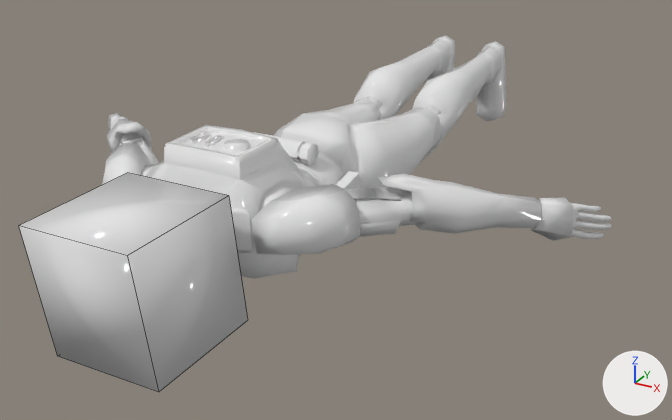
What one commit did to the FBX model Editor/Editor/EditorContent/Models/StormTrooperAnimation.fbx.
Before and after are seen from a 50 mm camera at (0.0207, -0.0577, 0.0159) aimed at (-0.0002, -0.0198, -0.0031). The axes (+X, +Y, +Z) are drawn at lower right. The lights are the same throughout. Mesh edges are drawn as thin lines on the coarser meshes. Where no turn or scale is listed for an object, it has been applied to the vertices.

The first picture shows 'Bb_Head', 'Clone_Trooper_Normal_'.
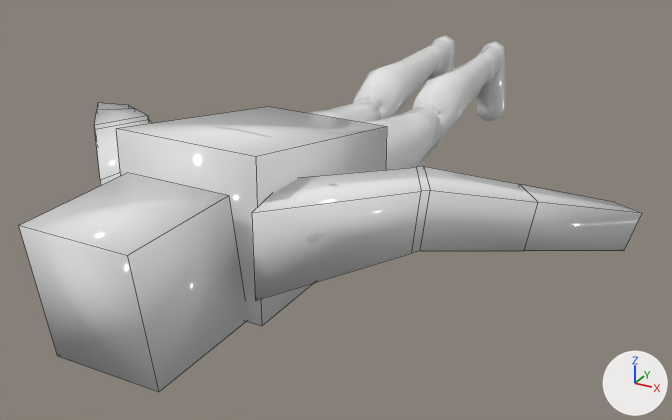
Diff of the bpy script that builds the scene:
```diff
--- a/Editor/Editor/EditorContent/Models/StormTrooperAnimation.fbx.py
+++ b/Editor/Editor/EditorContent/Models/StormTrooperAnimation.fbx.py
@@ me_bb_armleft @@
+me_bb_armleft.from_pydata(...)  # 20 vertices, 18 faces; spans x 0.0021..0.01456, y -0.03156..-0.01791, z -0.00263..0.00193
+me_bb_armleft.materials.append(mat_unnamed)  # white #e7e7e7
@@ me_bb_armright @@
+me_bb_armright.from_pydata(...)  # 20 vertices, 18 faces; spans x -0.01601..-0.0038, y -0.03177..-0.01797, z -0.00282..0.00193
+me_bb_armright.materials.append(mat_unnamed)  # white #e7e7e7
@@ me_bb_body @@
+me_bb_body.from_pydata([(0.00244, -0.0196, 0.00168), (0.00244, -0.0196, -0.00342), (-0.00423, -0.0196, -0.00342), (-0.00423, -0.0196, 0.00168), (0.00244, -0.03076, 0.00381), (0.00244, -0.03076, -0.00342), (-0.00423, -0.03076, -0.00342), (-0.00423, -0.03076, 0.00381)], [], [(0, 1, 2, 3), (4, 7, 6, 5), (0, 4, 5, 1), (1, 5, 6, 2), (2, 6, 7, 3), (4, 0, 3, 7)])
+me_bb_body.materials.append(mat_unnamed)  # white #e7e7e7
@@ ob_bb_armleft @@
+ob_bb_armleft = bpy.data.objects.new('Bb_ArmLeft', me_bb_armleft)
+ob_bb_armleft.location = (0.0, 0.0, 0.0)
@@ ob_bb_armright @@
+ob_bb_armright = bpy.data.objects.new('Bb_ArmRight', me_bb_armright)
+ob_bb_armright.location = (0.0, 0.0, 0.0)
@@ ob_bb_body @@
+ob_bb_body = bpy.data.objects.new('Bb_Body', me_bb_body)
+ob_bb_body.location = (0.0, 0.0, 0.0)
```

Pixel boxes (x1, y1, x2, y2) of what changed, in the pictures (672 x 420 px):
'Bb_ArmLeft', added: after (252, 166, 642, 300)
'Bb_Body', added: after (116, 107, 387, 326)
'Bb_ArmRight', added: after (94, 103, 152, 186)
'Clone_Trooper_Normal_', unchanged, covered by the edit: before (102, 35, 612, 279); after (133, 35, 506, 243)
